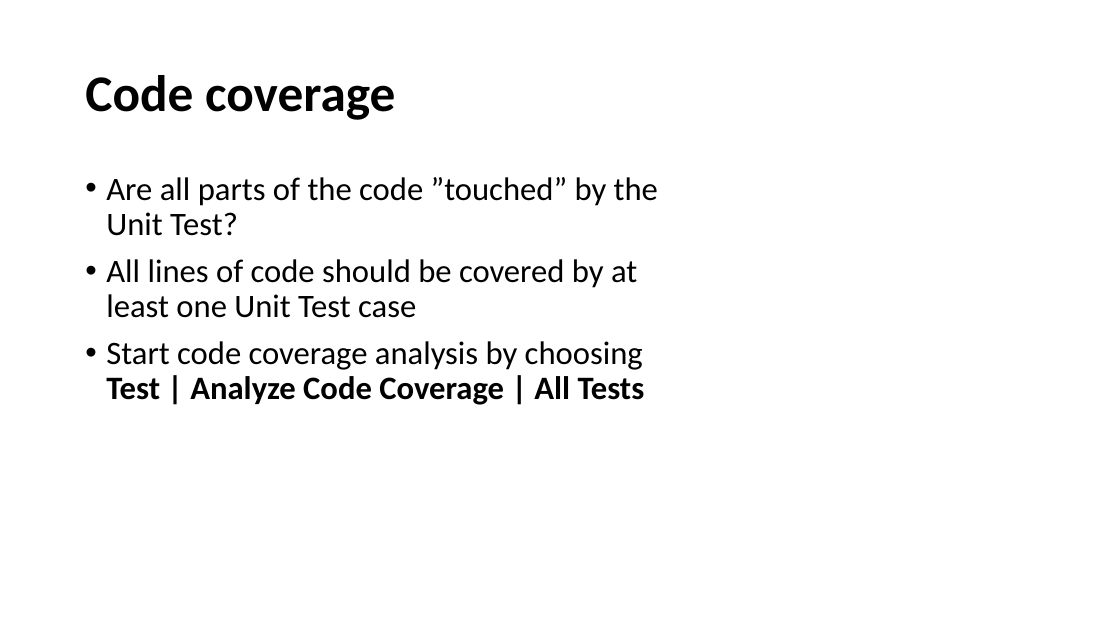
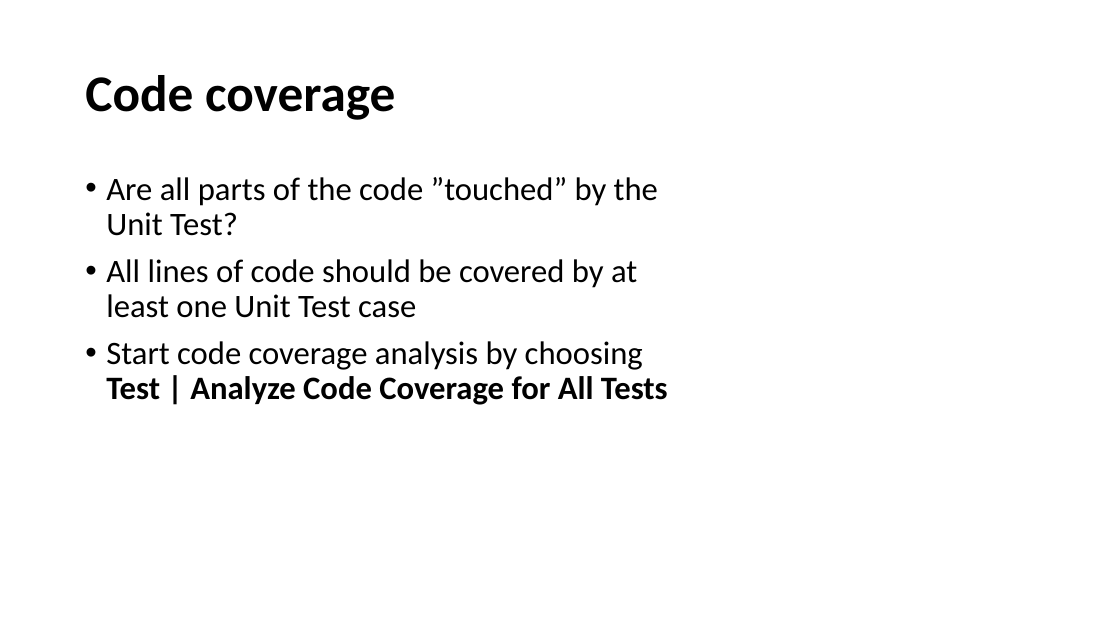
Before and after one commit to perslaursen/OOProg22, a slide deck: slide 20 of Chap/UnitTest/Presentations/Unit Tests.pptx (slide 21 before the commit). Drawn at 1120x630 pixels with LibreOffice and Linux fonts; fonts in the diff are those of the drawing. Boxes give left, top, right and bottom in pixels: in the first picture for what was removed or moved away, otherwise in the second. Text is boxed around its words. In the diff, an @@ line names an element or a change of style, - is before the commit and + after.

Commit message:
Small updates to Unit Test chapter
Small updates to Unit Test chapter

```diff
--- a/Chap/UnitTest/Presentations/Unit Tests.pptx
+++ b/Chap/UnitTest/Presentations/Unit Tests.pptx
@@ text at <box>106,341,668,405</box>: text changed @@
-• Start code coverage analysis by choosing Test | Analyze Code Coverage | All Tests
+• Start code coverage analysis by choosing Test | Analyze Code Coverage for All Tests
```
Also in this commit, not shown: 1 other slide changed, 5 slides added, 5 slides removed, 1 other file.
